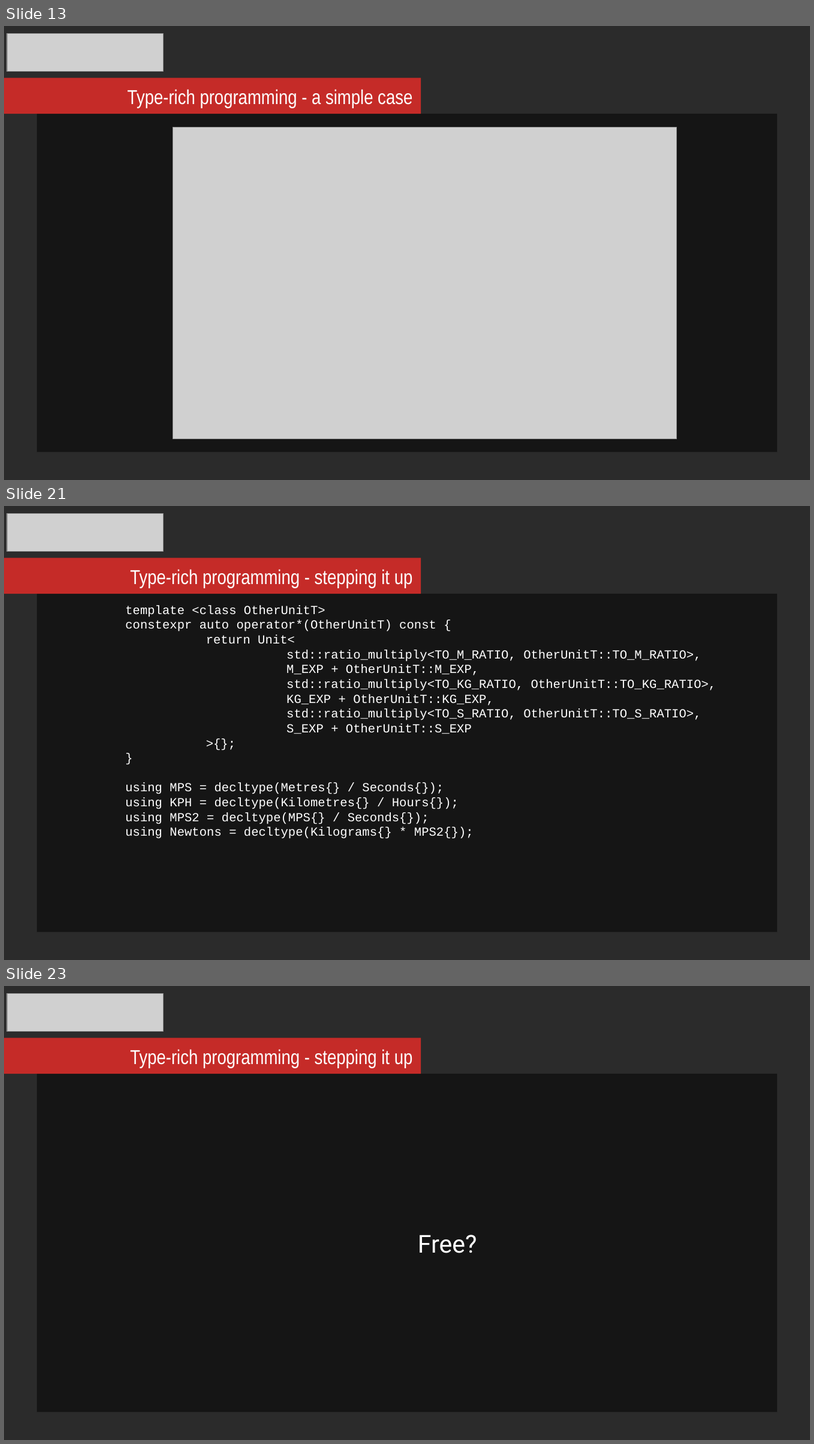
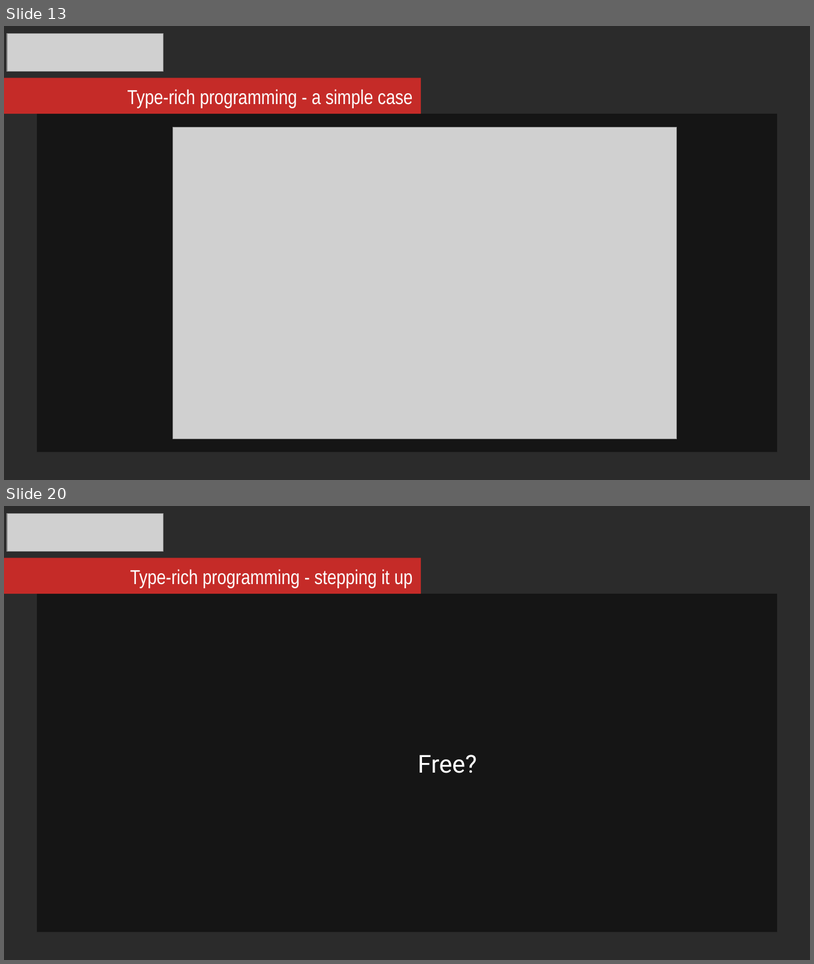
Before and after one commit to mikosz/type-safety, a slide deck: ask-not-what-you-can-do-for-the-compiler.odp. Shown one above the other, each under a label of ours: slides 13, 21 and 23 before the commit, slides 13 and 20 after it; the slides between them are not shown. The pictures are 814x1444 and 814x964 pixels, drawn with LibreOffice and Linux fonts; fonts in the diff are those of the drawing; grey boxes stand for pictures; background and template pictures are left out; a plain dark background stands for a picture behind light text. Boxes give left, top, right and bottom in pixels: in the first picture for what was removed or moved away, otherwise in the second. Text is boxed around its words. In the diff, an @@ line names an element or a change of style, - is before the commit and + after.

Commit message:
Updated code listings for Unit

```diff
--- a/ask-not-what-you-can-do-for-the-compiler.odp
+++ b/ask-not-what-you-can-do-for-the-compiler.odp
@@ slide 21 removed at box(4, 506, 810, 960), background picture (left out) @@
@@ picture removed at box(7, 513, 164, 551) @@
@@ rectangle removed at box(4, 558, 421, 593) @@
@@ text removed at box(130, 569, 413, 588) @@
-Type-rich programming - stepping it up
@@ rectangle removed at box(37, 594, 777, 932) @@
-template <class OtherUnitT>
-constexpr auto operator*(OtherUnitT) const {
-return Unit<
-std::ratio_multiply<TO_M_RATIO, OtherUnitT::TO_M_RATIO>,
-M_EXP + OtherUnitT::M_EXP,
-std::ratio_multiply<TO_KG_RATIO, OtherUnitT::TO_KG_RATIO>,
-KG_EXP + OtherUnitT::KG_EXP,
-std::ratio_multiply<TO_S_RATIO, OtherUnitT::TO_S_RATIO>,
-S_EXP + OtherUnitT::S_EXP
->{};
-}
-using MPS = decltype(Metres{} / Seconds{});
-using KPH = decltype(Kilometres{} / Hours{});
-using MPS2 = decltype(MPS{} / Seconds{});
-using Newtons = decltype(Kilograms{} * MPS2{});
@@ what was slide 23 is now slide 20 @@
```
Also in this commit, not shown: 3 slides changed, 3 slides added, 5 other slides removed.
